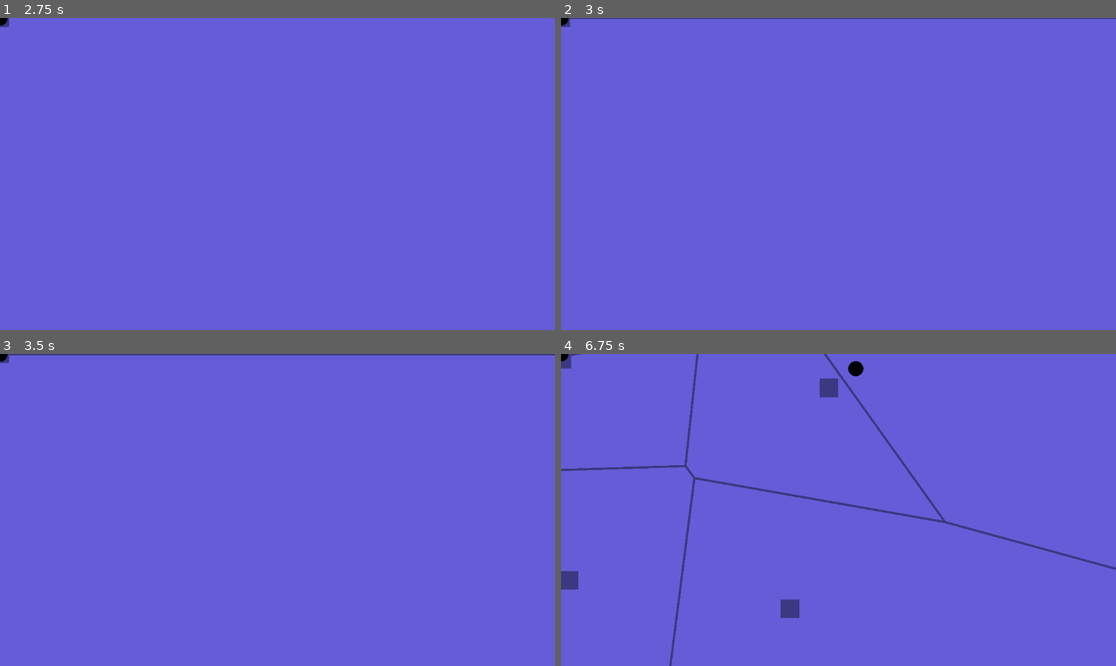
Above: before the commit, frames 1-4 (two rows, left to right).
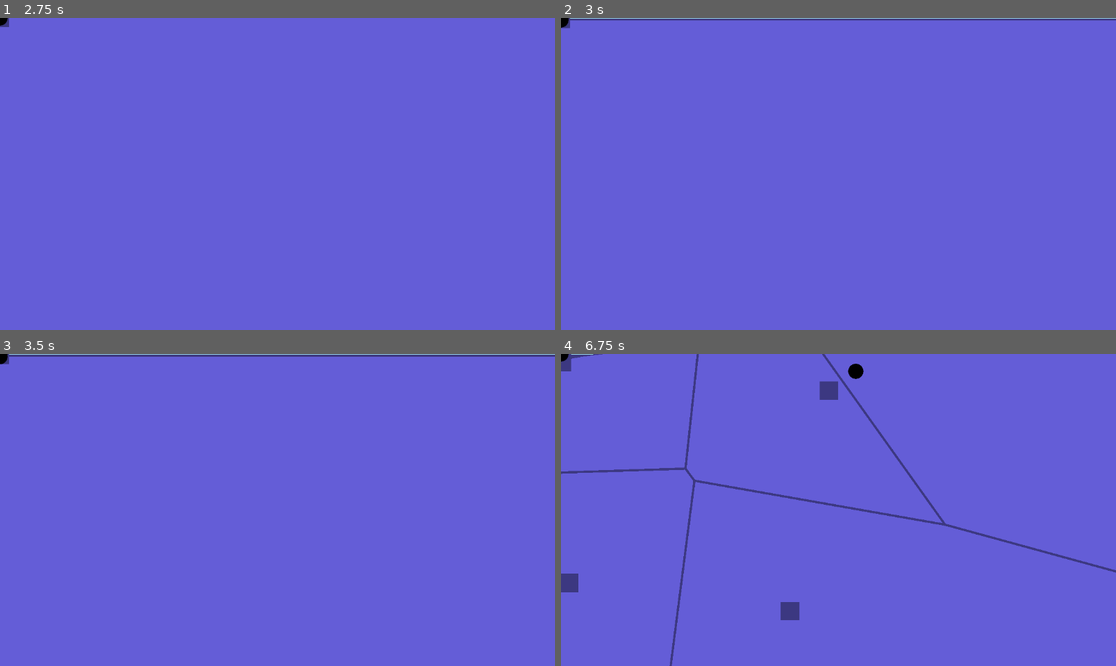
Above: after the commit, the same moments.

Repository: ProgrammingParadox/voronoi-game
Game: Godot game, scene res://scenes/home.tscn
Two runs of this game, one before a commit and one after it. Both use one fixed random seed, a clock stepped at 60 frames per second and the inputs below.
Inputs (mouse positions are in pixels of both pictures, inside the frame that each line leads up to):
- Up to frame 1 (2.75 s): click "Play" at 0.5 s; tap Enter at 1.25 s; move the mouse to (249, 236) at 1.27 s; hold W (player_1_up) from 1.28 s (still down); tap Q (player_1_plant) at 1.35, 2.1 s; tap Space at 2 s; move the mouse to (444, 220) at 2.02 s
- Up to frame 2 (3 s): tap Enter at 2.75 s; move the mouse to (672, 127) at 2.77 s; release W (player_1_up) at 2.78 s; hold A (player_1_left) from 2.78 s (still down); tap Q (player_1_plant) at 2.85 s
- Up to frame 3 (3.5 s): keep holding A (player_1_left)
- Up to frame 4 (6.75 s): tap Space at 3.5 s; move the mouse to (866, 510) at 3.52 s; tap Q (player_1_plant) every 0.75 s from 3.6 to 6.6 s; tap Enter at 4.25 s; move the mouse to (755, 432) at 4.27 s; release A (player_1_left) at 4.28 s; hold S (player_1_down) 4.28-5.03 s; move the mouse to (960, 494) at 5.02 s; hold D (player_1_right) 5.03-5.78 s; move the mouse to (727, 525) at 5.77 s; hold W (player_1_up) 5.78-6.53 s; move the mouse to (894, 441) at 6.52 s; hold D (player_1_right) from 6.53 s (still down)

Frame 1 is identical in both runs. In frame 2, 0.9% of the frame differs, in the area x 0-100%, y 0-4%; in frame 3, 0.7%; in frame 4, 2.4%, in the area x 0-100%, y 0-100%.

Commit message:
player bounces

Diff:
--- a/scripts/player.gd
+++ b/scripts/player.gd
@@ -53,7 +53,10 @@
 
 	var clamped = position.clamp(Vector2.ZERO, screen_size)
 	if clamped != position:
-		velocity *= -1
+		var normal = clamped - position;
+		normal = normal.normalized();
+
+		velocity = velocity - (2 * velocity.dot(normal) * normal)
 
 		position = clamped
 
